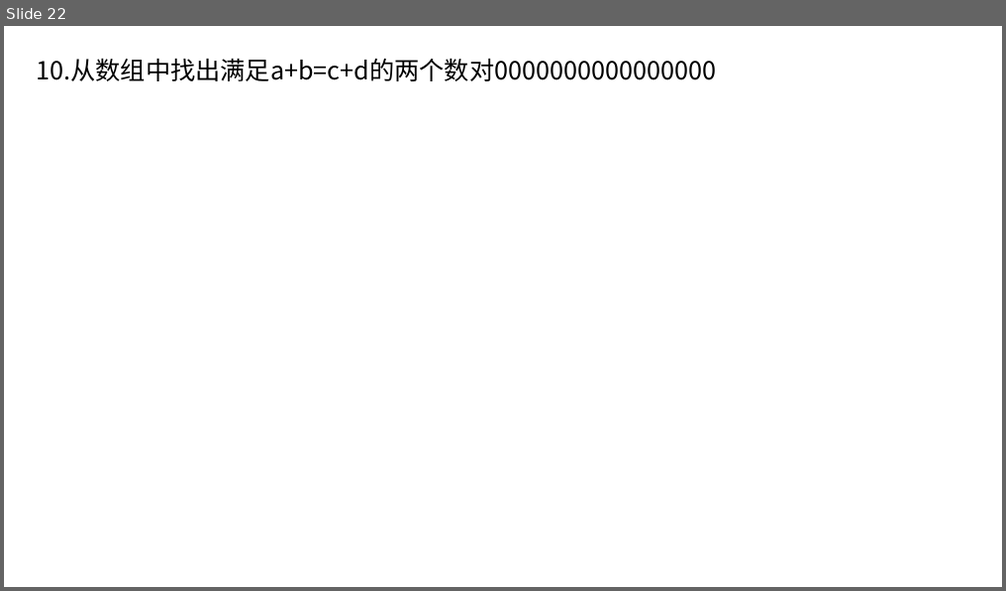
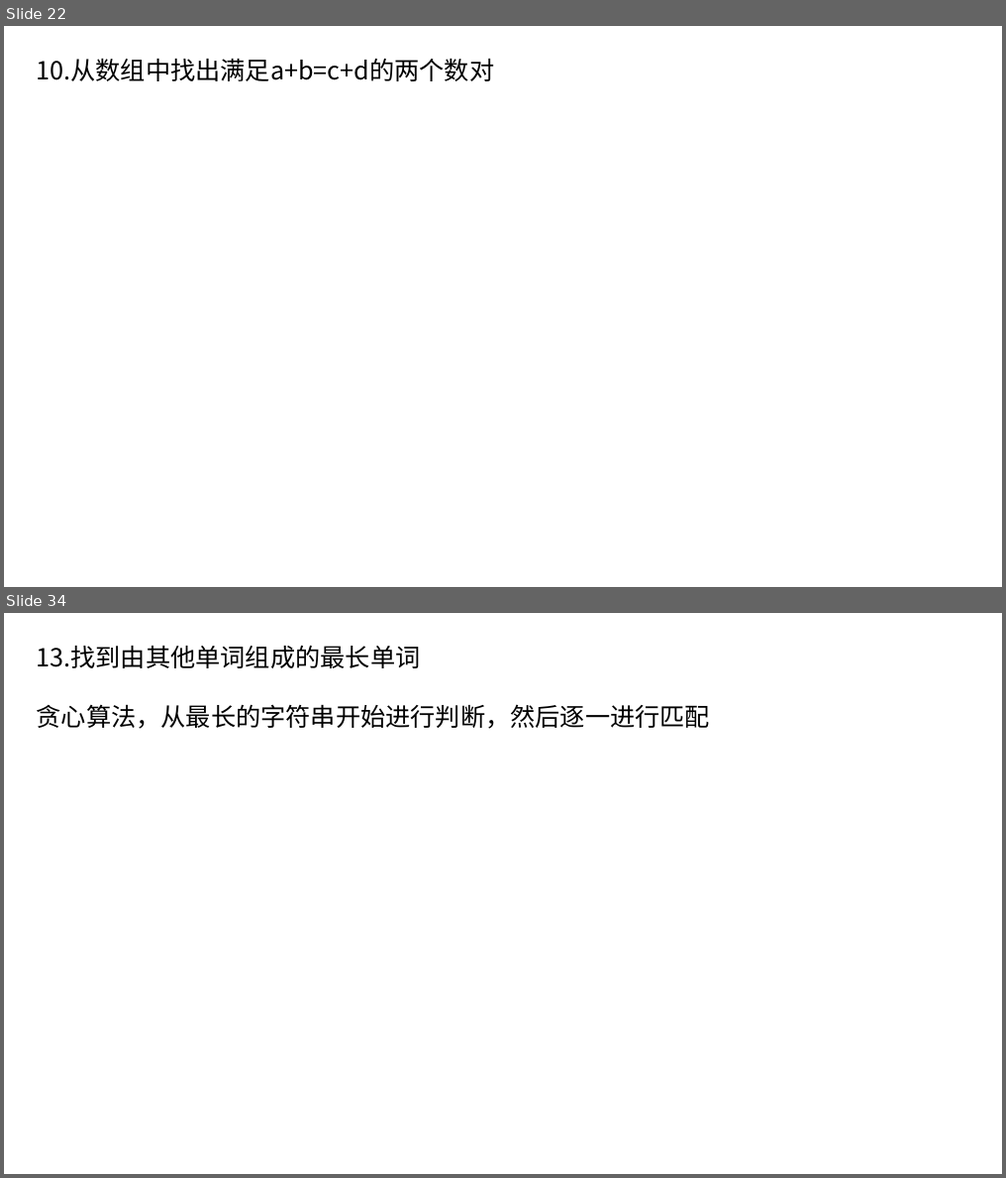
Before and after one commit to xiaojkql/Interview-Prepare, a slide deck: python程序员面试宝典.pptx. Shown one above the other, each under a label of ours: slide 22 before the commit, slides 22 and 34 after it; the slides between them are not shown. The pictures are 1006x591 and 1006x1178 pixels, drawn with LibreOffice and Linux fonts; fonts in the diff are those of the drawing. Boxes give left, top, right and bottom in pixels: in the first picture for what was removed or moved away, otherwise in the second. Text is boxed around its words. In the diff, an @@ line names an element or a change of style, - is before the commit and + after.

```diff
--- a/python程序员面试宝典.pptx
+++ b/python程序员面试宝典.pptx
@@ slide 34 added at bbox=[4, 613, 1002, 1174], background #FFFFFF @@
@@ text added at bbox=[37, 645, 710, 729], 24 pt, text #000000 @@
+13.找到由其他单词组成的最长单词
+贪心算法，从最长的字符串开始进行判断，然后逐一进行匹配
@@ slide 22 changed as well @@
@@ text at bbox=[37, 58, 495, 81]: text changed @@
-10.从数组中找出满足a+b=c+d的两个数对0000000000000000
+10.从数组中找出满足a+b=c+d的两个数对
```
Also in this commit, not shown: 14 other slides added, 6 other files.
